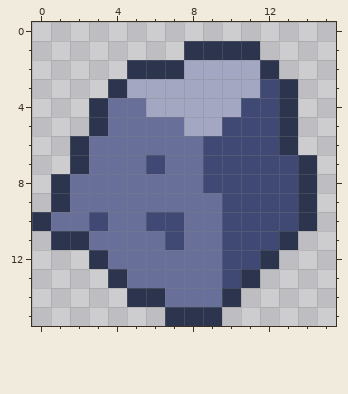
Edited in one commit: pixel-art sprite (res/tileMap/rock4.png). The first picture shows the starting point.
The file is 16x16 pixels.
After the commit:
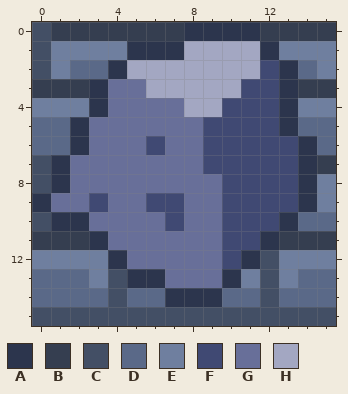
Palette (. is transparent): A #2c354d  B #353e50  C #434f65  D #5a6988  E #6f7f9f  F #404973  G #686f99  H #a3a7c2
The edit:
Colour A now appears in row 0 at x 8 to 11; in row 1 at x 5 to 7 and 12; in row 2 at x 4 and 13; in row 3 at x 3; in row 5 at x 2; in row 6 at x 14.
Colour A now appears in row 7 at x 1; in row 9 at x 0.
The author changed colour F to colour A in row 10 at x 13; in row 11 at x 12; in row 12 at x 11; in row 13 at x 10.
The author changed colour G to colour A in row 10 at x 1 to 2; in row 11 at x 3; in row 12 at x 4; in row 13 at x 5 to 6; in row 14 at x 7 to 9.
Colour B now appears in row 0 at x 1 to 7 and 12 to 15; in row 3 at x 0 to 2 and 14 to 15; in row 7 at x 15; in row 11 at x 0 and 14 to 15.
The author changed colour A to colour B in row 11 at x 1 to 2 and 13.
Colour C now appears in rows 0 to 2 at x 0; in rows 7 to 8 at x 0; in row 13 at x 12; in row 14 at x 4 and 12; in row 15 at x 0 to 6 and 10 to 15.
The author changed colour A to colour C in row 10 at x 0; in row 12 at x 12; in row 13 at x 4; in row 15 at x 7 to 9.
Colour D now appears in row 2 at x 2 to 3 and 14; in row 5 at x 0 to 1 and 14 to 15; in row 6 at x 0 to 1 and 15; in row 10 at x 15; in row 13 at x 0 to 2 and 14 to 15; in row 14 at x 0 to 3, 11 and 13 to 15.
The author changed colour A to colour D in row 10 at x 14; in row 14 at x 5 to 6 and 10.
Colour E now appears in row 1 at x 1 to 4 and 13 to 15; in row 2 at x 1 and 15; in row 4 at x 0 to 2 and 14 to 15; in rows 8 to 9 at x 15; in row 12 at x 0 to 2 and 13 to 15; in row 13 at x 3 and 13.
The author changed colour A to colour E in row 12 at x 3; in row 13 at x 11.
The author changed colour A to colour F in row 2 at x 12; in row 6 at x 13.
The author changed colour G to colour F in row 6 at x 6; in row 9 at x 3 and 6 to 7.
The author changed colour H to colour F in row 3 at x 11; in row 4 at x 10; in row 5 at x 9.
The author changed colour A to colour G in row 3 at x 4; in row 5 at x 3; in row 7 at x 2; in row 9 at x 1.
The author changed colour F to colour G in row 7 at x 6; in row 8 at x 9; in row 10 at x 3 and 6; in row 11 at x 7.
The author changed colour H to colour G in row 3 at x 5; in row 4 at x 6 to 7; in row 5 at x 8.
The author changed colour A to colour H in row 1 at x 8 to 11; in row 2 at x 5 to 7.
